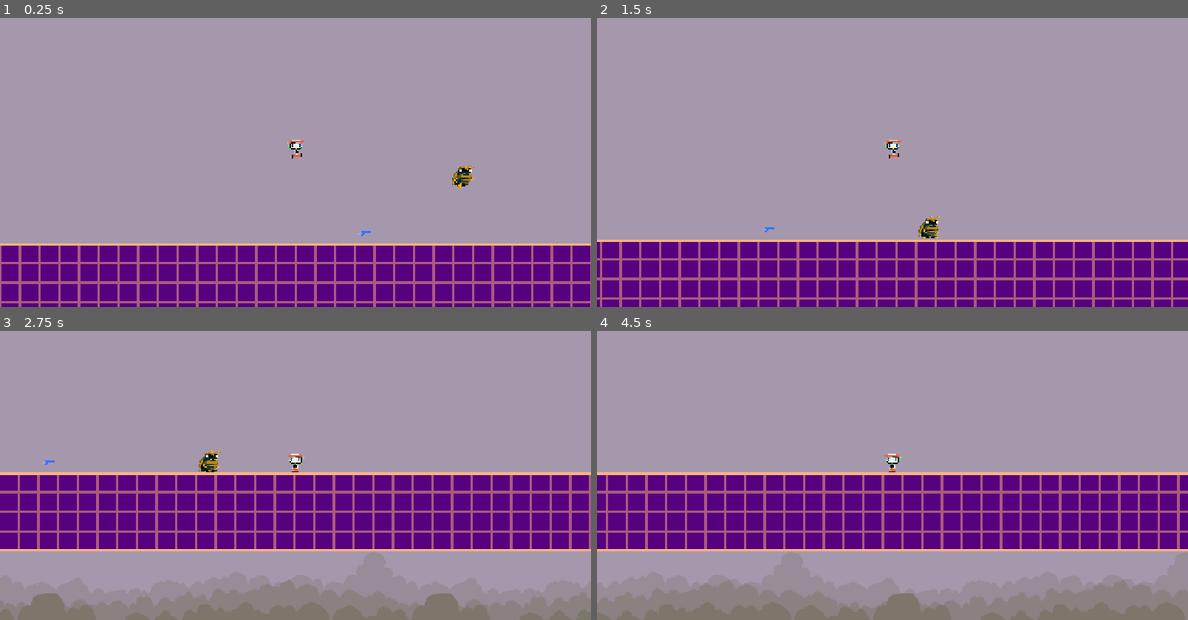
Above: before the commit, frames 1-4 (two rows, left to right).
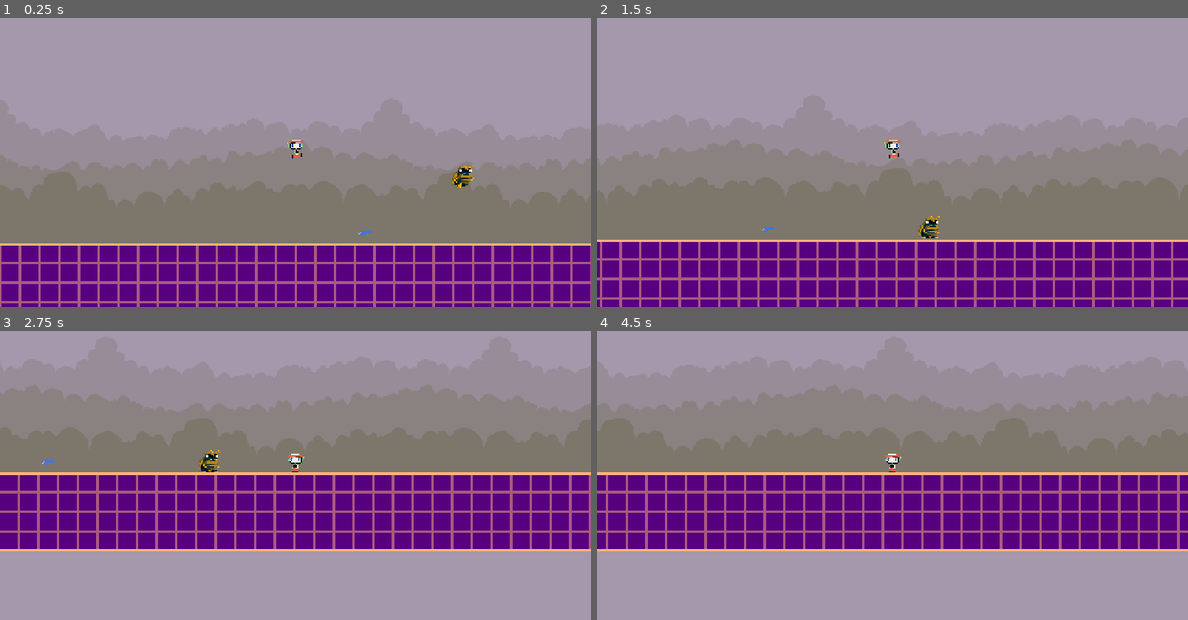
Above: after the commit, the same moments.

Repository: yashparab17/skyventure-revamped
Game: Godot game, scene res://scenes/areas/area_1.tscn
Same seed, same stepped clock (60 frames per second), same inputs: the game is played once before the commit and once after it.
Inputs:
- Up to frame 1 (0.25 s): no input
- Up to frame 2 (1.5 s): hold D (move_right) from 0.53 s (still down); tap Z (shoot) at 0.6, 1.35 s; tap Space (jump) at 0.77 s
- Up to frame 3 (2.75 s): tap Space (jump) at 1.52 s; release D (move_right) at 2.03 s; hold A (move_left) from 2.03 s (still down); tap Z (shoot) at 2.1 s
- Up to frame 4 (4.5 s): release A (move_left) at 2.78 s; hold D (move_right) 2.78-4.28 s; tap Z (shoot) at 2.85, 3.6, 4.35 s; tap Space (jump) at 3.02, 3.77 s; hold A (move_left) from 4.28 s (still down)

The runs differ from the first frame. In frame 1, 28% of the frame differs, in the area x 0-100%, y 42-79%; in frame 2, 30%; in frame 3, 33%; in frame 4, 34%, in the area x 0-100%, y 18-100%.

Commit message:
Some commenting fixes.

Diff:
--- a/scenes/areas/area_1.tscn
+++ b/scenes/areas/area_1.tscn
@@ -398,15 +398,15 @@
 [node name="SkyParallaxBackground" parent="." instance=ExtResource("1_y41uj")]
 
 [node name="GroundTileMap" type="TileMapLayer" parent="."]
-position = Vector2(0, 32)
+position = Vector2(240, 240)
 tile_map_data = PackedByteArray("AAD//wAAAAABAAEAAAAAAAAAAAABAAEAAAAAAAEAAAABAAIAAAD//wEAAAABAAIAAAABAAAAAAABAAEAAAABAA …(4016 unchanged characters)…
 tile_set = SubResource("TileSet_we6ye")
 
 [node name="Player" parent="." instance=ExtResource("2_natpb")]
-position = Vector2(0, -88)
+position = Vector2(240, 120)
 
 [node name="Roach" parent="." node_paths=PackedStringArray("patrol_points") instance=ExtResource("3_cj633")]
-position = Vector2(128, -64)
+position = Vector2(368, 144)
 patrol_points = NodePath("PatrolPoints")
 
 [node name="PatrolPoints" type="Node2D" parent="Roach"]
@@ -418,4 +418,4 @@
 position = Vector2(-64, 64)
 
 [node name="Gun Pickup 1" parent="." instance=ExtResource("5_f24j5")]
-position = Vector2(56, -8)
+position = Vector2(296, 200)
--- a/scenes/backgrounds/sky_parallax_background.tscn
+++ b/scenes/backgrounds/sky_parallax_background.tscn
@@ -15,7 +15,7 @@
 texture = ExtResource("1_adp8l")
 
 [node name="Layer1" type="ParallaxLayer" parent="."]
-motion_scale = Vector2(0.8, 0.8)
+motion_scale = Vector2(0.9, 0.9)
 motion_mirroring = Vector2(640, 0)
 
 [node name="Clouds1" type="Sprite2D" parent="Layer1"]
@@ -29,7 +29,7 @@
 offset = Vector2(0, 40)
 
 [node name="Layer2" type="ParallaxLayer" parent="."]
-motion_scale = Vector2(0.7, 0.7)
+motion_scale = Vector2(0.85, 0.85)
 motion_mirroring = Vector2(640, 0)
 
 [node name="Clouds1" type="Sprite2D" parent="Layer2"]
@@ -43,7 +43,7 @@
 offset = Vector2(0, 80)
 
 [node name="Layer3" type="ParallaxLayer" parent="."]
-motion_scale = Vector2(0.6, 0.6)
+motion_scale = Vector2(0.8, 0.8)
 motion_mirroring = Vector2(640, 0)
 
 [node name="Clouds1" type="Sprite2D" parent="Layer3"]
--- a/scripts/bullet_1.gd
+++ b/scripts/bullet_1.gd
@@ -21,11 +21,11 @@
 	return damage_amount
 
 # Handles collision when the bullet hits an area.
-func _on_hitbox_area_entered(area: Area2D) -> void:
+func _on_hitbox_area_entered() -> void:
 	bullet_impact()
 
 # Handles collision when the bullet hits a body.
-func _on_hitbox_body_entered(body: Node2D) -> void:
+func _on_hitbox_body_entered() -> void:
 	bullet_impact()
 
 # Creates the bullet impact effect and deletes the bullet.
--- a/scripts/gun_1.gd
+++ b/scripts/gun_1.gd
@@ -6,7 +6,6 @@
 # Bullet variables.
 @export var cooldown: float = 0.2
 @export var shoot_offset: Vector2 = Vector2(0, -2)
-
 @onready var muzzle = $Muzzle
 var can_shoot = true
 var original_position: Vector2
@@ -20,13 +19,14 @@
 		can_shoot = false
 		raise_gun()
 
+		# Instantiates the bullet and adds it to the scene.
 		if bullet_scene != null:
 			var bullet = bullet_scene.instantiate() as Node2D
 			bullet.global_position = muzzle.global_position
 			bullet.direction = direction
 			get_tree().current_scene.add_child(bullet)
 
-
+		# Cooldown timer.
 		await get_tree().create_timer(cooldown).timeout
 		lower_gun()
 		can_shoot = true
--- a/scripts/player.gd
+++ b/scripts/player.gd
@@ -28,7 +28,9 @@
 func _physics_process(delta: float) -> void:
 	apply_gravity(delta)
 	shoot_timer -= delta
+
 	handle_movement_and_shooting(delta)
+
 	move_and_slide()
 	animate_player()
 
--- a/scripts/roach.gd
+++ b/scripts/roach.gd
@@ -78,22 +78,6 @@
 		current_state = States.idle
 		timer.start()
 
-# Updates animation based on current state.
-func animate_roach():
-	match current_state:
-		States.idle:
-			if anim.current_animation != "idle":
-				anim.play("idle")
-		States.walk:
-			if anim.current_animation != "walk":
-				anim.play("walk")
-		States.hurt:
-			if anim.current_animation != "hurt":
-				anim.play("hurt")
-		States.death:
-			if anim.current_animation != "death":
-				anim.play("death", -1, 1, false) # Plays death animation once without looping.
-
 # Resumes movement after waiting at a patrol point.
 func _on_timer_timeout() -> void:
 	can_walk = true
@@ -123,3 +107,19 @@
 			queue_free() # Remove the enemy from the scene.
 		else:
 			can_walk = true # Resume movement if still alive.
+
+# Updates animation based on current state.
+func animate_roach():
+	match current_state:
+		States.idle:
+			if anim.current_animation != "idle":
+				anim.play("idle")
+		States.walk:
+			if anim.current_animation != "walk":
+				anim.play("walk")
+		States.hurt:
+			if anim.current_animation != "hurt":
+				anim.play("hurt")
+		States.death:
+			if anim.current_animation != "death":
+				anim.play("death", -1, 1, false) # Plays death animation once without looping.
